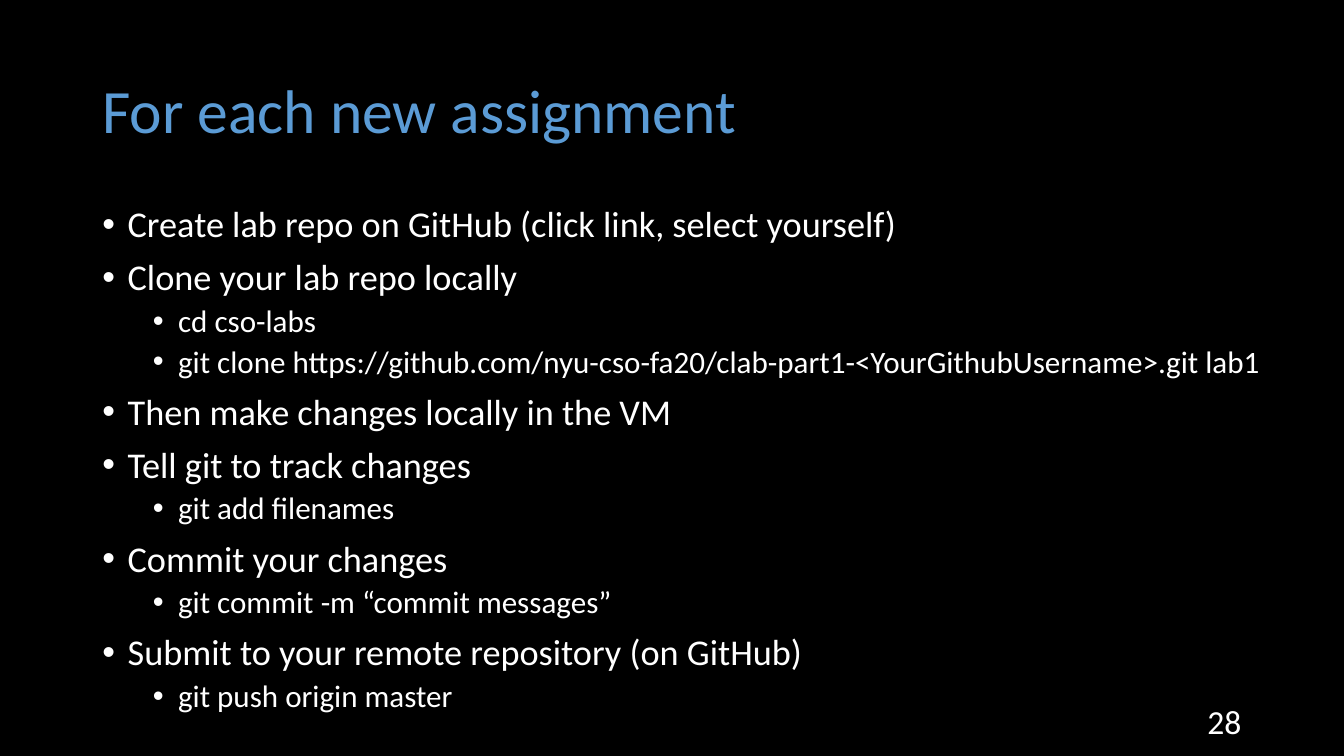
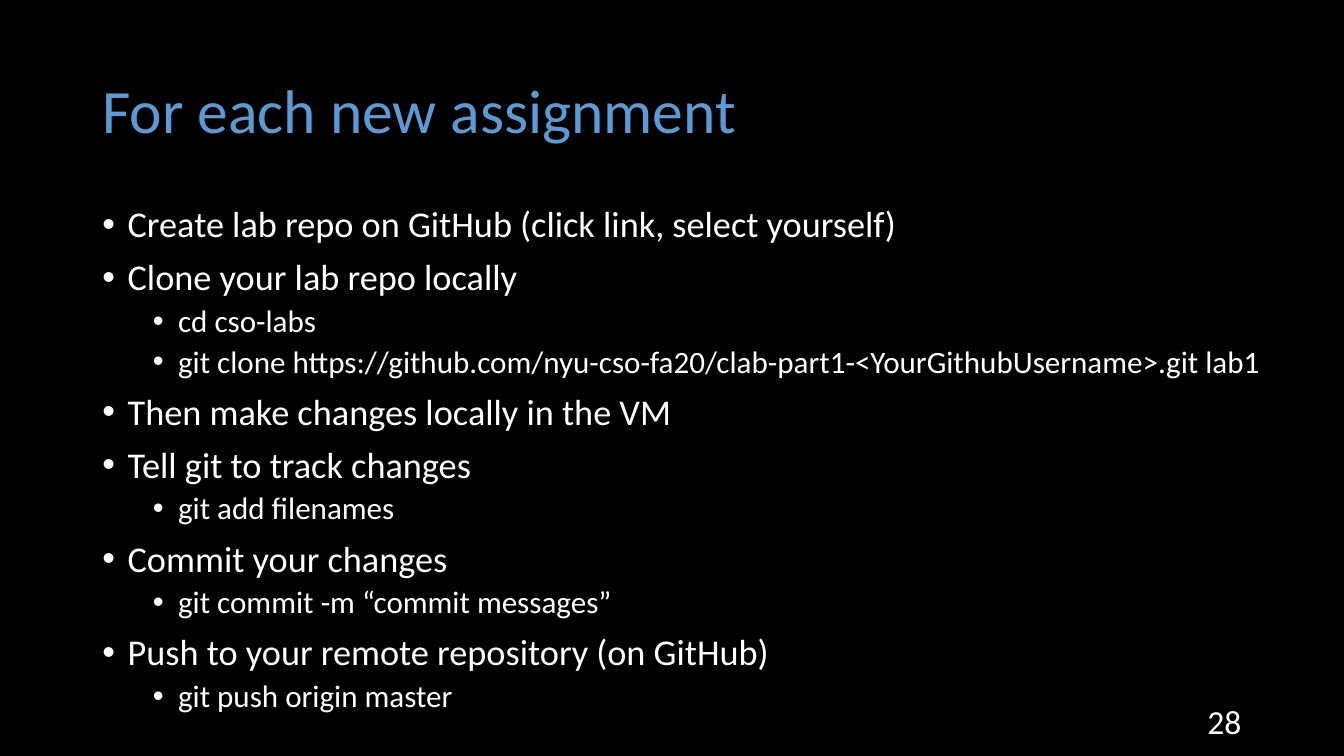
Before and after one commit to NYU-CSO/nyu-cso.github.io, a slide deck: slide 28 of rec-notes/r01.pptx. Drawn at 1344x756 pixels with LibreOffice and Linux fonts; fonts in the diff are those of the drawing. Boxes give left, top, right and bottom in pixels: in the first picture for what was removed or moved away, otherwise in the second. Text is boxed around its words. In the diff, an @@ line names an element or a change of style, - is before the commit and + after.

Commit message:
Recitation Slides-01 update

```diff
--- a/rec-notes/r01.pptx
+++ b/rec-notes/r01.pptx
@@ text at [128,638,769,671]: text changed @@
-• Submit to your remote repository (on GitHub)
+• Push to your remote repository (on GitHub)
```
Also in this commit, not shown: 2 other files.
